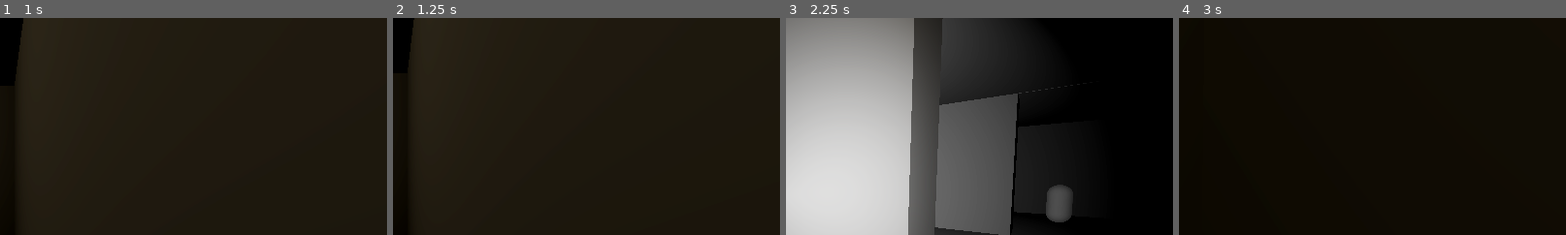
Above: before the commit, frames 1-4 (left to right).
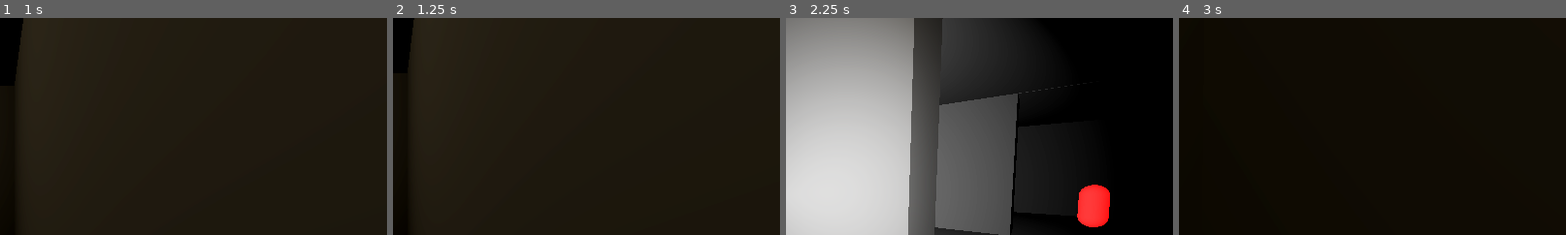
Above: after the commit, the same moments.

Repository: belovachap/project-halloween-2025
Game: Godot game, scene res://scenes/the_maze.tscn
Two runs of this game, one before a commit and one after it. Both use one fixed random seed, a clock stepped at 60 frames per second and the inputs below.
Inputs (mouse positions are % of the whole screen's width and height, from its top left):
- Up to frame 1 (1 s): tap Enter (ui_accept) at 0.5, 0.77 s; move the mouse to (72, 45) at 0.52 s; hold Right (ui_right) from 0.53 s (still down); click (72, 45) at 0.6 s
- Up to frame 2 (1.25 s): keep holding Right (ui_right)
- Up to frame 3 (2.25 s): move the mouse to (45, 50) at 1.27 s; release Right (ui_right) at 1.28 s; hold Up (ui_up) from 1.28 s (still down); click (45, 50) at 1.35 s; tap Enter (ui_accept) at 1.52 s; move the mouse to (52, 48) at 2.02 s; click (52, 48) at 2.1 s
- Up to frame 4 (3 s): keep holding Up (ui_up); move the mouse to (49, 52) at 2.77 s; click (49, 52) at 2.85 s
The pictures show only the part of the screen within x 50-100%, y 9-59%; the shares and areas given below are measured in that part.

Frames 1-2 are identical in both runs. In frame 3, 2.4% of the frame differs, in the area x 67-84%, y 76-97%; in frame 4, nothing differs.

Commit message:
RayCasts to detect if camera light hits monsters. Monsters become angry and attack the player AND GLOW OMGgit status

Diff:
--- a/scenes/camera.tscn
+++ b/scenes/camera.tscn
@@ -1,12 +1,7 @@
-[gd_scene load_steps=4 format=3 uid="uid://d0my1h4qhd7a0"]
+[gd_scene load_steps=3 format=3 uid="uid://d0my1h4qhd7a0"]
 
 [ext_resource type="Script" uid="uid://bekdc7kshgddw" path="res://scripts/camera.gd" id="1_u5kg4"]
 [ext_resource type="AudioStream" uid="uid://ekdpbt2vsv34" path="res://assets/sounds/camera.ogg" id="2_diie0"]
-
-[sub_resource type="CylinderShape3D" id="CylinderShape3D_diie0"]
-margin = 0.0
-height = 40.0
-radius = 1.0
 
 [node name="Camera" type="Node3D"]
 script = ExtResource("1_u5kg4")
@@ -25,10 +20,10 @@
 [node name="FlashSound" type="AudioStreamPlayer3D" parent="."]
 stream = ExtResource("2_diie0")
 
-[node name="ShapeCast3D" type="ShapeCast3D" parent="."]
-transform = Transform3D(1, 0, 0, 0, -0.00162319, -0.999999, 0, 0.999999, -0.00162319, 0, 0, -20.2931)
-shape = SubResource("CylinderShape3D_diie0")
-target_position = Vector3(0, 0, 0)
-debug_shape_custom_color = Color(0.894118, 1, 0, 1)
+[node name="RayCasts" type="Node3D" parent="."]
+unique_name_in_owner = true
+
+[node name="RayCasts2" type="Node3D" parent="."]
+unique_name_in_owner = true
 
 [connection signal="timeout" from="Timer" to="." method="_on_timer_timeout"]
--- a/scenes/monster.tscn
+++ b/scenes/monster.tscn
@@ -6,6 +6,7 @@
 [sub_resource type="CapsuleShape3D" id="CapsuleShape3D_c5q2p"]
 
 [sub_resource type="StandardMaterial3D" id="StandardMaterial3D_s3gyj"]
+emission = Color(1, 0, 0, 1)
 
 [sub_resource type="CapsuleMesh" id="CapsuleMesh_mrqeg"]
 material = SubResource("StandardMaterial3D_s3gyj")
@@ -18,13 +19,14 @@
 shape = SubResource("CapsuleShape3D_c5q2p")
 
 [node name="MeshInstance3D" type="MeshInstance3D" parent="CollisionShape3D"]
+unique_name_in_owner = true
 mesh = SubResource("CapsuleMesh_mrqeg")
 
 [node name="AudioStreamPlayer3D" type="AudioStreamPlayer3D" parent="."]
 stream = ExtResource("2_mrqeg")
 
 [node name="AngerCooldownTimer" type="Timer" parent="."]
-wait_time = 3.0
+wait_time = 2.0
 one_shot = true
 
 [connection signal="timeout" from="AngerCooldownTimer" to="." method="_on_anger_cooldown_timer_timeout"]
--- a/scripts/camera.gd
+++ b/scripts/camera.gd
@@ -1,4 +1,15 @@
 extends Node3D
+
+func _ready() -> void:
+	# Populate the RayCasts node with the array of RayCasts
+	for x in range(-40, 40):
+		for y in range(-40, 40):
+			var ray_cast = RayCast3D.new()
+			ray_cast.target_position = Vector3(x, y, -31.0)
+			ray_cast.enabled = true
+			ray_cast.collide_with_bodies = true
+			ray_cast.collision_mask = 1
+			%RayCasts.add_child(ray_cast)
 
 # Called every frame. 'delta' is the elapsed time since the previous frame.
 func _process(delta: float) -> void:
@@ -8,14 +19,9 @@
 		$Timer.start()
 
 	if $Flash.visible:
-		if $ShapeCast3D.is_colliding():
-			for i in range($ShapeCast3D.get_collision_count()):
-				var collider = $ShapeCast3D.get_collider(i)
-				# Process the collision information
-				#print("Collision detected:")
-				#print("  Collider: ", collider.name)
-
-				# if the monster is in range of the camera flash
+		for ray_cast in $RayCasts.get_children():
+			if ray_cast.is_colliding():
+				var collider = ray_cast.get_collider()
 				if collider.name == "Monster":
 					collider.hit_by_flash()
 
--- a/scripts/monster.gd
+++ b/scripts/monster.gd
@@ -1,6 +1,6 @@
 extends CharacterBody3D
 
-const SPEED = 5.0
+const SPEED = 10.0
 var angered : bool = false
 @export var player : CharacterBody3D
 
@@ -12,28 +12,22 @@
 	# Get the input direction and handle the movement/deceleration.
 	# As good practice, you should replace UI actions with custom gameplay actions.
 	if angered:
-		# TODO:
-		# Needs to pursue the player
-		pass
+		var direction = (player.global_position - global_position)
+		velocity = direction.normalized() * SPEED
 	else:
-		# Enters wander state
-		# TODO:
-		# Maybe have the monster detect walls to make sure it doesn't slide against any?
-		var direction := (transform.basis * Vector3(randf_range(-0.1, 0.1), 0, randf_range(-0.1, 0.1))).normalized()
-		if direction:
-			velocity.x = direction.x * SPEED
-			velocity.z = direction.z * SPEED
-		else:
-			velocity.x = move_toward(velocity.x, 0, SPEED)
-			velocity.z = move_toward(velocity.z, 0, SPEED)
+		velocity = Vector3.ZERO
 
 	move_and_slide()
 
 # When monster is hit by the player's camera flash
 func hit_by_flash() -> void:
-	$AudioStreamPlayer3D.play()
+	if not $AudioStreamPlayer3D.playing:
+		$AudioStreamPlayer3D.play()
+
+	%MeshInstance3D.mesh.material.emission_enabled = true
 	angered = true
 	$AngerCooldownTimer.start()
 
 func _on_anger_cooldown_timer_timeout() -> void:
+	%MeshInstance3D.mesh.material.emission_enabled = false
 	angered = false
